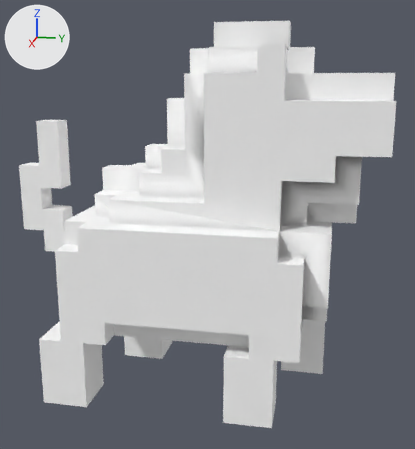
An edit to the OBJ model models/animationhorse2.obj, drawn before and after from the same camera.
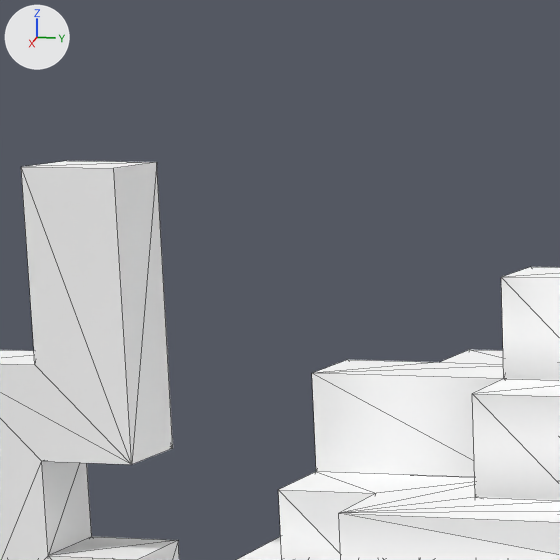
There are two pictures of each version: one whole from a 50 mm camera at (23.89, 5.52, 13.63) aimed at (-0.51, 0.64, 7.53), one close up on the part from 8% to 38% of the width and 18% to 47% of the height. Arrows for +X, +Y and +Z are at upper left; the lights stay in place. The close-ups show mesh edges as thin lines. Where no turn or scale is listed for an object, it has been applied to the vertices. Vertices at the same position are counted once.

Script lines for the objects in view, before the commit:
```python
me_animationhorse2 = bpy.data.meshes.new('animationhorse2')
me_animationhorse2.from_pydata(...)  # 399 vertices, 958 faces; spans x -4.0..3.0, y -8.0..8.0, z 0.0..16.0
me_animationhorse2.materials.append(mat_palette)  # its picture is missing
ob_animationhorse2 = bpy.data.objects.new('animationhorse2', me_animationhorse2)
ob_animationhorse2.location = (0.0, 0.0, 0.0)
```
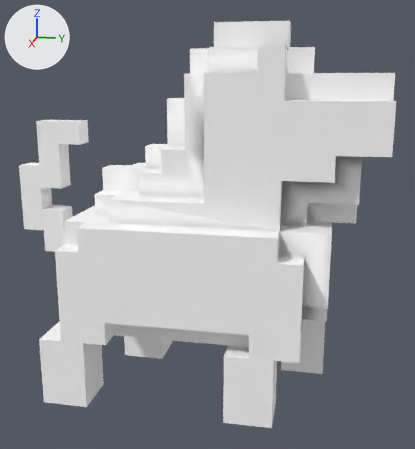
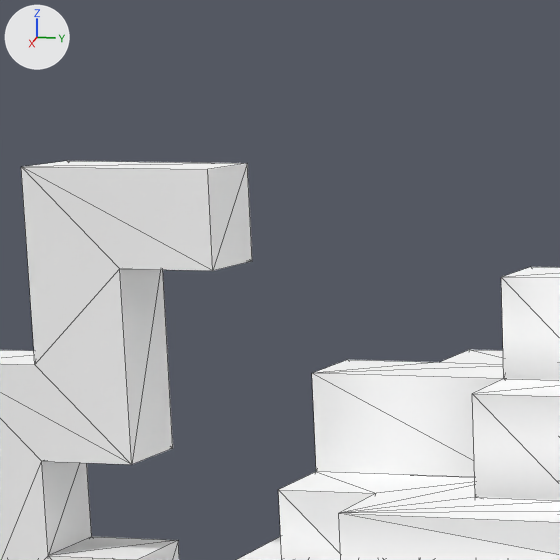
What the commit changed:
me_animationhorse2 is used by ob_animationhorse2; location (0.0, 0.0, 0.0).
me_animationhorse2 had 399 vertices, 958 faces and spanned x -4.0..3.0, y -8.0..8.0, z 0.0..16.0.
me_animationhorse2 now has 403 vertices, 966 faces and spans x -4.0..3.0, y -8.0..8.0, z 0.0..16.0.
Part 1, on me_animationhorse2:
2 vertices are removed from x -1.0..0.0, y -6.0, z 12.0.
8 faces are deleted.
6 vertices are added at (-1.0, -6.0, 11.0), (-1.0, -5.0, 11.0), (-1.0, -5.0, 12.0), (0.0, -6.0, 11.0), (0.0, -5.0, 11.0), (0.0, -5.0, 12.0).
16 new faces join them.

Changed parts and their boxes [x1, y1, x2, y2] in the close-ups (560 x 560 px):
part 1 of me_animationhorse2, built on: before [21, 161, 173, 464]; after [21, 161, 252, 464]
